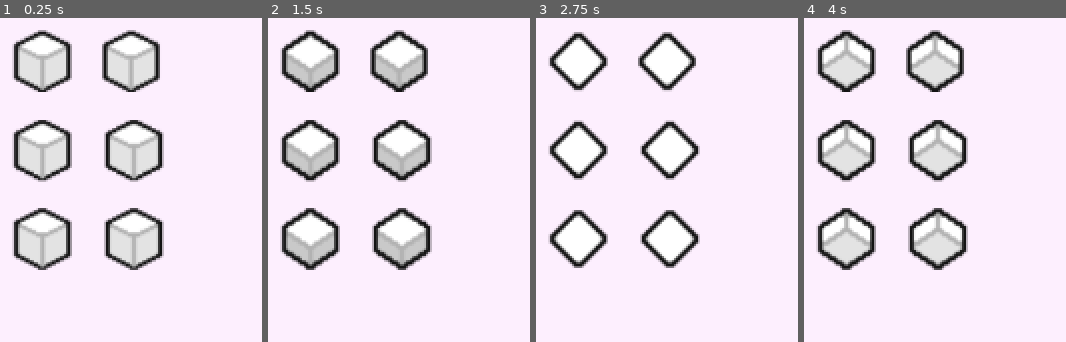
Above: before the commit, frames 1-4 (left to right).
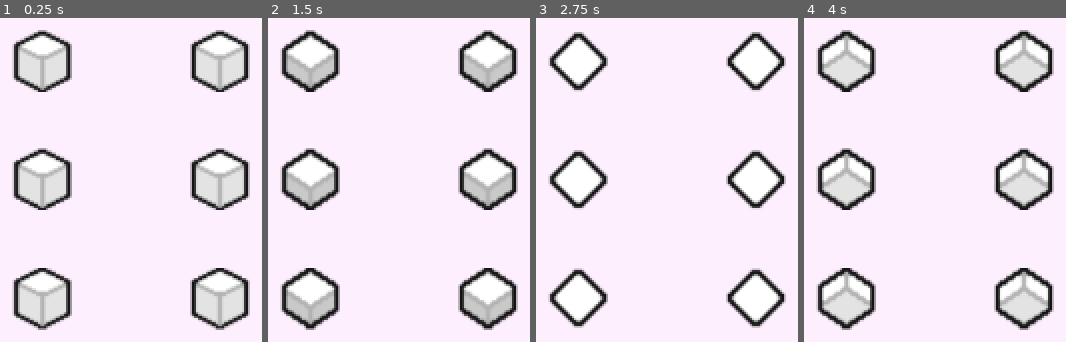
Above: after the commit, the same moments.

Repository: Blkatx/liars-dice
Game: Godot game, scene res://Table.tscn
Two runs of this game, one before a commit and one after it. Both use one fixed random seed, a clock stepped at 60 frames per second and the inputs below.
Inputs (mouse positions are in pixels of both pictures, inside the frame that each line leads up to):
- Up to frame 1 (0.25 s): no input
- Up to frame 2 (1.5 s): tap Enter at 0.5 s; move the mouse to (outside the picture) at 0.52 s; press the mouse at (outside the picture) at 0.53 s; move the mouse to (outside the picture) at 1.27 s; release the mouse at (outside the picture) at 1.28 s; click (outside the picture) at 1.35 s
- Up to frame 3 (2.75 s): tap Space at 2 s; move the mouse to (outside the picture) at 2.02 s; press the mouse at (outside the picture) at 2.03 s
- Up to frame 4 (4 s): move the mouse to (outside the picture) at 2.77 s; release the mouse at (outside the picture) at 2.78 s; click (outside the picture) at 2.85 s; tap Enter at 3.5 s; move the mouse to (outside the picture) at 3.52 s; press the mouse at (outside the picture) at 3.53 s

The runs differ from the first frame. In frame 1, 29% of the frame differs, in the area x 4-96%, y 3-97%; in frame 2, 24%; in frame 3, 13%; in frame 4, 26%.

Commit message:
Dice are now instaced dinamically. Added editor controls for ammount of initial dice and (temporarily) display area.

Diff:
--- a/liars-dice/dice.gd
+++ b/liars-dice/dice.gd
@@ -1,3 +1,4 @@
+class_name Dice
 extends Node2D
 
 var face = 0
--- a/liars-dice/dice.tscn
+++ b/liars-dice/dice.tscn
@@ -138,7 +138,6 @@
 }]
 
 [node name="Dice" type="Node2D"]
-position = Vector2(207, 134)
 script = ExtResource("1_amxts")
 metadata/_edit_group_ = true
 
--- a/liars-dice/tray.gd
+++ b/liars-dice/tray.gd
@@ -1,15 +1,37 @@
 extends Node2D
 
-@onready var dice1 = %Dice1
-@onready var dice2 = %Dice2
-@onready var dice3 = %Dice3
-@onready var dice4 = %Dice4
-@onready var dice5 = %Dice5
-@onready var dice6 = %Dice6
+const DICE_SCENE:PackedScene = preload("res://dice.tscn")
 
-@onready var tray
+@export var dice_ammount:int = 6;
+@export var tray_size:Vector2 = Vector2(256,512); ## TEMPORARY, MAYBE MAKE A RETANGLE IN EDITOR TO DEFINE THIS
+
+var tray:Array[Dice] = []
+var results:Array[int] = []
+
+func _ready()->void:
+	for i in range(dice_ammount):
+		var die = DICE_SCENE.instantiate();
+		tray.append( die );
+		self.add_child( die );
+	position_dice()
 
 func _input(event):
+	## Só comentar aqui que, idealmente, a gente deveria unificar o input da bandeja e do dado,
+	## para ser uma coisa só, fica mais facil de fazer a manutenção eu acho.
 	if event.is_action_pressed("throw"):
-		tray = [dice1.face, dice2.face, dice3.face, dice4.face, dice5.face, dice6.face]
-		print(tray)
+		results.clear() ##Otherwise it keeps acumullating;
+		for die in tray:
+			results.append(die.face);
+		##Old implementation, for reference;
+		#tray = [dice1.face, dice2.face, dice3.face, dice4.face, dice5.face, dice6.face]
+		print(results)
+
+func position_dice():
+	var space
+	## For now two dice per row;
+	for i in range(tray.size()):
+		## (numero do dado % numero de colunas) * (lagura da bandeja / (numero de dados/ ???))
+		tray[i].position.x = (i%2) * tray_size.x; #Nesse caso, como o resultado só pode ser 0 e 1, não tem problema ser só "(* tray_size.x)"
+		## (numero do dado/numero de colunas) * (altura da bandeja / (numero de dados/numero de colunas))
+		tray[i].position.y = (i/2) * (tray_size.y/(dice_ammount/2));
+	pass
--- a/liars-dice/tray.tscn
+++ b/liars-dice/tray.tscn
@@ -1,31 +1,7 @@
-[gd_scene load_steps=3 format=3 uid="uid://kcwnpuk8s0e6"]
+[gd_scene load_steps=2 format=3 uid="uid://kcwnpuk8s0e6"]
 
 [ext_resource type="Script" uid="uid://ujw178lotv3g" path="res://tray.gd" id="1_g7vmt"]
-[ext_resource type="PackedScene" uid="uid://bl7av5wiuxxt" path="res://dice.tscn" id="2_u8ljh"]
 
 [node name="Tray" type="Node2D"]
 script = ExtResource("1_g7vmt")
-
-[node name="Dice1" parent="." instance=ExtResource("2_u8ljh")]
-unique_name_in_owner = true
-position = Vector2(0, 0)
-
-[node name="Dice2" parent="." instance=ExtResource("2_u8ljh")]
-unique_name_in_owner = true
-position = Vector2(64, 0)
-
-[node name="Dice3" parent="." instance=ExtResource("2_u8ljh")]
-unique_name_in_owner = true
-position = Vector2(0, 64)
-
-[node name="Dice4" parent="." instance=ExtResource("2_u8ljh")]
-unique_name_in_owner = true
-position = Vector2(66, 64)
-
-[node name="Dice5" parent="." instance=ExtResource("2_u8ljh")]
-unique_name_in_owner = true
-position = Vector2(0, 128)
-
-[node name="Dice6" parent="." instance=ExtResource("2_u8ljh")]
-unique_name_in_owner = true
-position = Vector2(66, 128)
+tray_size = Vector2(128, 256)
